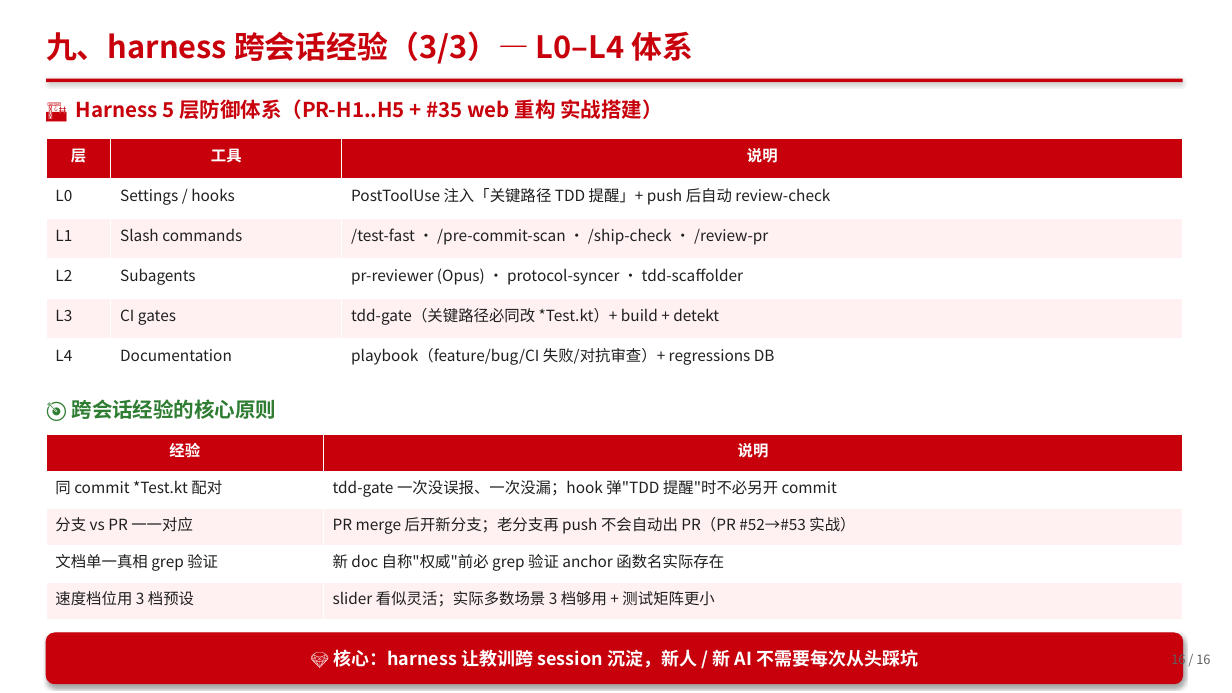
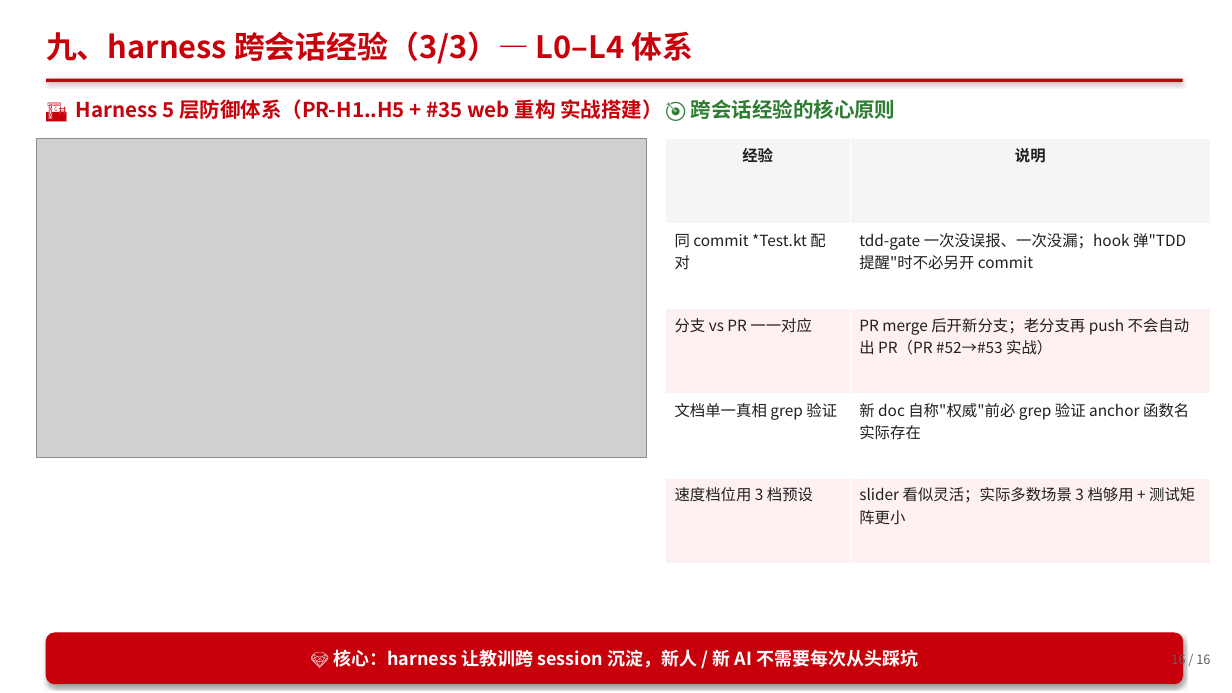
Before and after one commit to berming/AndroidAPP, a slide deck: slide 16 of docs/dev_summary.pptx. Drawn at 1232x693 pixels with LibreOffice and Linux fonts; fonts in the diff are those of the drawing; grey boxes stand for pictures. Boxes give left, top, right and bottom in pixels: in the first picture for what was removed or moved away, otherwise in the second. Text is boxed around its words. In the diff, an @@ line names an element or a change of style, - is before the commit and + after.

```diff
--- a/docs/dev_summary.pptx
+++ b/docs/dev_summary.pptx
@@ text "🎯 跨会话经验的核心原则": place and size @@
-text "🎯 跨会话经验的核心原则" at <box>72,399,277,419</box>
+text "🎯 跨会话经验的核心原则" at <box>691,99,896,119</box>
@@ picture added at <box>37,139,647,457</box> @@
@@ table removed at <box>46,139,1183,379</box>, 6 rows, 3 columns @@
-层 | 工具 | 说明
-L0 | Settings / hooks | PostToolUse 注入「关键路径 TDD 提醒」+ push 后自动 review-check
-L1 | Slash commands | /test-fast · /pre-commit-scan · /ship-check · /review-pr
-L2 | Subagents | pr-reviewer (Opus) · protocol-syncer · tdd-scaffolder
-L3 | CI gates | tdd-gate（关键路径必同改 *Test.kt）+ build + detekt
-L4 | Documentation | playbook（feature/bug/CI 失败/对抗审查）+ regressions DB
@@ table at <box>665,139,1211,564</box> @@
@@ fill #C7000B to #F5F5F5 in row 1 @@
@@ text colour #FFFFFF to #202020 in "经验", "说明" @@
@@ table: place and size @@
-table at <box>46,434,1183,619</box>
+table at <box>665,139,1211,564</box>
```
Also in this commit, not shown: 12 other slides changed, 3 other files.
